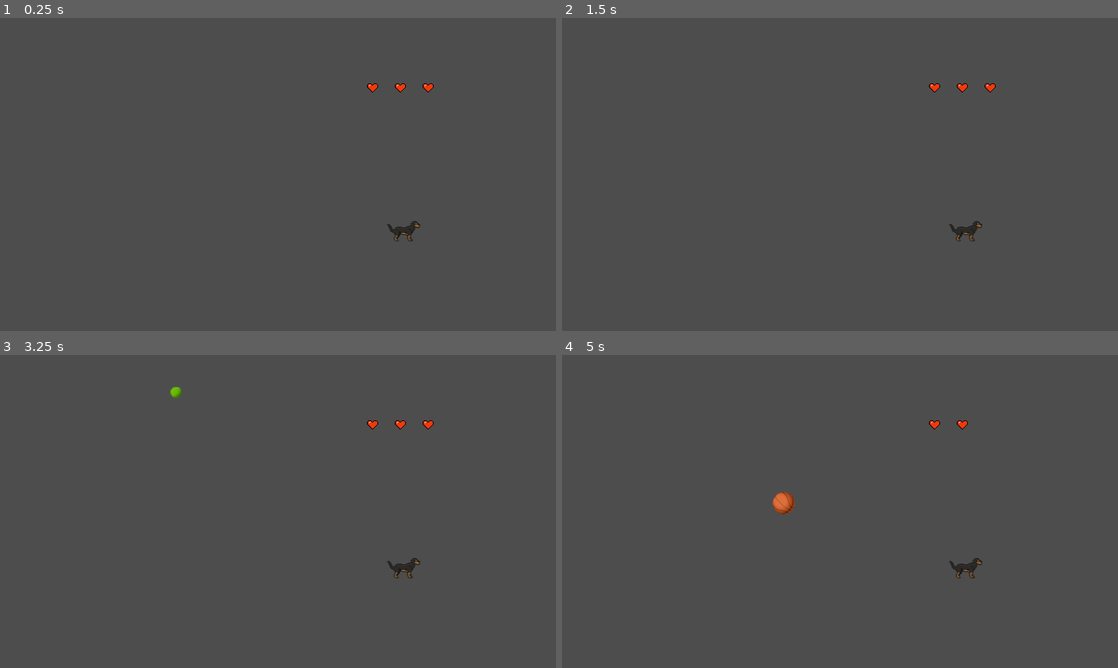
Above: before the commit, frames 1-4 (two rows, left to right).
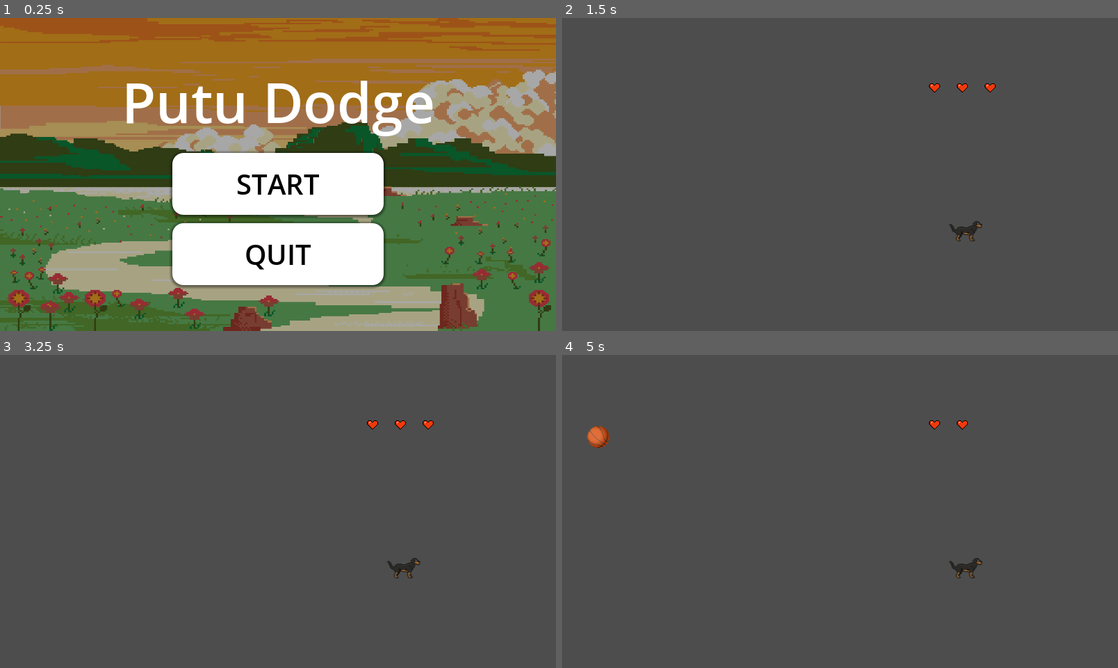
Above: after the commit, the same moments.

Repository: magickbot/putudodge
Game: Godot game, scene res://scenes/main_menu.tscn
The game is run twice, just before and just after one commit, with the same random seed, the same clock (stepped at 60 frames per second) and the same inputs. Before the commit the project starts from res://scenes/Main.tscn.
Inputs (mouse positions are in pixels of both pictures, inside the frame that each line leads up to):
- Up to frame 1 (0.25 s): no input
- Up to frame 2 (1.5 s): click (840, 183) at 0.5 s, where only the run after the commit has a clickable "START"; tap Enter (ui_accept) at 1.25 s; move the mouse to (962, 158) at 1.27 s; click (962, 158) at 1.42 s
- Up to frame 3 (3.25 s): tap Enter (ui_accept) at 1.52, 2, 2.75 s; drag from (166, 527) to (250, 574) at 2.02 s; move the mouse to (333, 442) at 2.77 s; click (333, 442) at 2.92 s
- Up to frame 4 (5 s): drag from (812, 574) to (845, 477) at 3.52 s; move the mouse to (1006, 558) at 4.27 s; click (1006, 558) at 4.42 s; tap Enter (ui_accept) at 4.52 s

The runs differ from the first frame. In frame 1, 100% of the frame differs, in the area x 0-100%, y 0-100%; in frame 2, nothing differs; in frame 3, less than 0.1%; in frame 4, 0.4%.

Commit message:
added main menu
added a basic layout of the main menu (play and quit buttons), a placeholder background, and set it as the default scene

Diff:
--- a/project.godot
+++ b/project.godot
@@ -13,7 +13,7 @@
 [application]
 
 config/name="putudodge"
-run/main_scene="res://scenes/Main.tscn"
+run/main_scene="uid://pa6xgli1utih"
 config/features=PackedStringArray("4.4")
 config/icon="res://icon.png"
 
--- /dev/null
+++ b/scenes/main_menu.gd
@@ -0,0 +1,10 @@
+extends Control
+
+func _on_start_pressed() -> void:
+	print("Starting game . . . ")
+	get_tree().change_scene_to_file("res://scenes/Main.tscn")
+
+
+func _on_quit_pressed() -> void:
+	print("Quiting . . . ")
+	get_tree().quit()
--- /dev/null
+++ b/scenes/main_menu.tscn
@@ -0,0 +1,123 @@
+[gd_scene load_steps=8 format=3 uid="uid://pa6xgli1utih"]
+
+[ext_resource type="Script" uid="uid://dj61tcoifg5a4" path="res://scenes/main_menu.gd" id="1_ekxnf"]
+[ext_resource type="Texture2D" uid="uid://5um33jfpxvxr" path="res://assets/art/placeholderBG.jpg" id="1_l6cm7"]
+
+[sub_resource type="StyleBoxTexture" id="StyleBoxTexture_ekxnf"]
+texture = ExtResource("1_l6cm7")
+modulate_color = Color(0.655601, 0.655601, 0.655601, 1)
+
+[sub_resource type="StyleBoxEmpty" id="StyleBoxEmpty_l6cm7"]
+
+[sub_resource type="StyleBoxFlat" id="StyleBoxFlat_l6cm7"]
+bg_color = Color(0.806161, 0.806161, 0.806161, 1)
+corner_radius_top_left = 16
+corner_radius_top_right = 16
+corner_radius_bottom_right = 16
+corner_radius_bottom_left = 16
+shadow_color = Color(0, 0, 0, 0.439216)
+shadow_size = 5
+shadow_offset = Vector2(0, 1.105)
+
+[sub_resource type="StyleBoxFlat" id="StyleBoxFlat_ekxnf"]
+bg_color = Color(0.29219, 0.29219, 0.29219, 1)
+corner_radius_top_left = 16
+corner_radius_top_right = 16
+corner_radius_bottom_right = 16
+corner_radius_bottom_left = 16
+shadow_color = Color(0, 0, 0, 0.439216)
+shadow_size = 5
+shadow_offset = Vector2(0, 1.105)
+
+[sub_resource type="StyleBoxFlat" id="StyleBoxFlat_bqqt6"]
+bg_color = Color(1, 1, 1, 1)
+corner_radius_top_left = 16
+corner_radius_top_right = 16
+corner_radius_bottom_right = 16
+corner_radius_bottom_left = 16
+shadow_color = Color(0, 0, 0, 0.439216)
+shadow_size = 5
+shadow_offset = Vector2(0, 1.105)
+
+[node name="MainMenu" type="Control"]
+layout_mode = 3
+anchors_preset = 15
+anchor_right = 1.0
+anchor_bottom = 1.0
+grow_horizontal = 2
+grow_vertical = 2
+script = ExtResource("1_ekxnf")
+
+[node name="Background" type="Panel" parent="."]
+layout_mode = 1
+anchors_preset = 15
+anchor_right = 1.0
+anchor_bottom = 1.0
+grow_horizontal = 2
+grow_vertical = 2
+theme_override_styles/panel = SubResource("StyleBoxTexture_ekxnf")
+
+[node name="VBoxContainer" type="VBoxContainer" parent="."]
+layout_mode = 1
+anchors_preset = 8
+anchor_left = 0.5
+anchor_top = 0.5
+anchor_right = 0.5
+anchor_bottom = 0.5
+offset_left = -152.0
+offset_top = -31.0
+offset_right = 152.0
+offset_bottom = 159.0
+grow_horizontal = 2
+grow_vertical = 2
+theme_override_constants/separation = 12
+
+[node name="StartButton" type="Button" parent="VBoxContainer"]
+layout_mode = 2
+size_flags_vertical = 3
+theme_override_colors/font_hover_color = Color(0, 0, 0, 1)
+theme_override_colors/font_color = Color(0, 0, 0, 1)
+theme_override_colors/font_focus_color = Color(0, 0, 0, 1)
+theme_override_colors/font_pressed_color = Color(0, 0, 0, 1)
+theme_override_font_sizes/font_size = 40
+theme_override_styles/focus = SubResource("StyleBoxEmpty_l6cm7")
+theme_override_styles/hover = SubResource("StyleBoxFlat_l6cm7")
+theme_override_styles/pressed = SubResource("StyleBoxFlat_ekxnf")
+theme_override_styles/normal = SubResource("StyleBoxFlat_bqqt6")
+text = "START"
+
+[node name="QuitButton" type="Button" parent="VBoxContainer"]
+layout_mode = 2
+size_flags_vertical = 3
+theme_override_colors/font_hover_color = Color(0, 0, 0, 1)
+theme_override_colors/font_color = Color(0, 0, 0, 1)
+theme_override_colors/font_focus_color = Color(0, 0, 0, 1)
+theme_override_colors/font_pressed_color = Color(0, 0, 0, 1)
+theme_override_font_sizes/font_size = 40
+theme_override_styles/focus = SubResource("StyleBoxEmpty_l6cm7")
+theme_override_styles/hover = SubResource("StyleBoxFlat_l6cm7")
+theme_override_styles/pressed = SubResource("StyleBoxFlat_ekxnf")
+theme_override_styles/normal = SubResource("StyleBoxFlat_bqqt6")
+text = "QUIT
+"
+
+[node name="Title" type="Label" parent="."]
+layout_mode = 1
+anchors_preset = 8
+anchor_left = 0.5
+anchor_top = 0.5
+anchor_right = 0.5
+anchor_bottom = 0.5
+offset_left = -225.5
+offset_top = -175.0
+offset_right = 225.5
+offset_bottom = -34.0
+grow_horizontal = 2
+grow_vertical = 2
+theme_override_font_sizes/font_size = 80
+text = "Putu Dodge"
+horizontal_alignment = 1
+vertical_alignment = 1
+
+[connection signal="pressed" from="VBoxContainer/StartButton" to="." method="_on_start_pressed"]
+[connection signal="pressed" from="VBoxContainer/QuitButton" to="." method="_on_quit_pressed"]
Binary file added: assets/art/placeholderBG.jpg
Not shown, added: assets/art/placeholderBG.jpg.import
Not shown, added: scenes/main_menu.gd.uid
